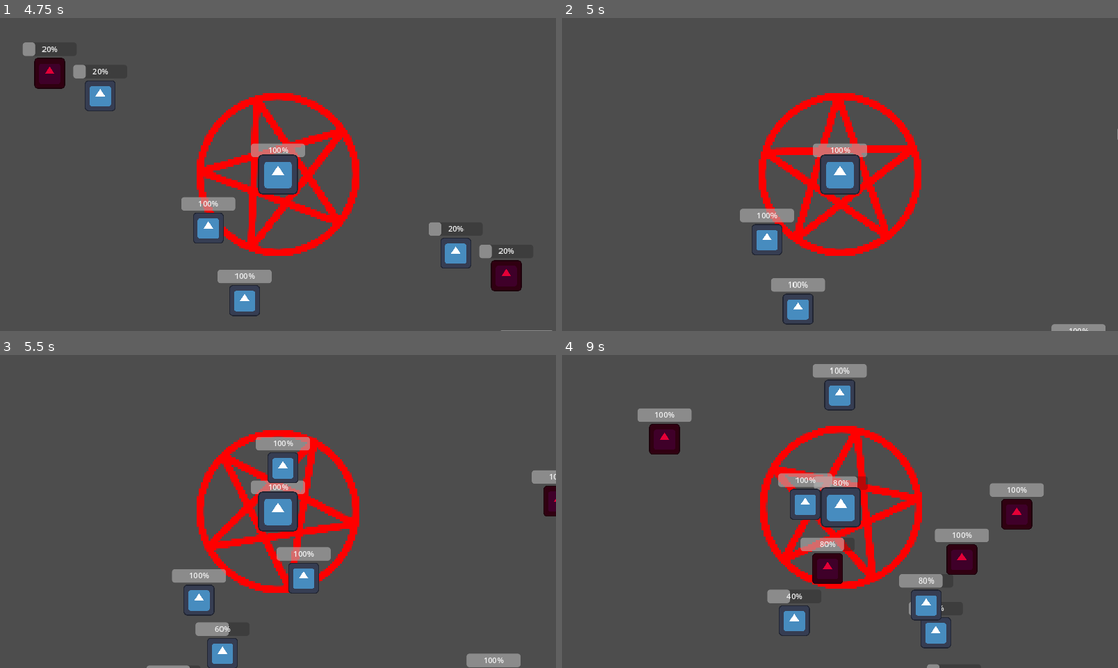
Above: before the commit, frames 1-4 (two rows, left to right).
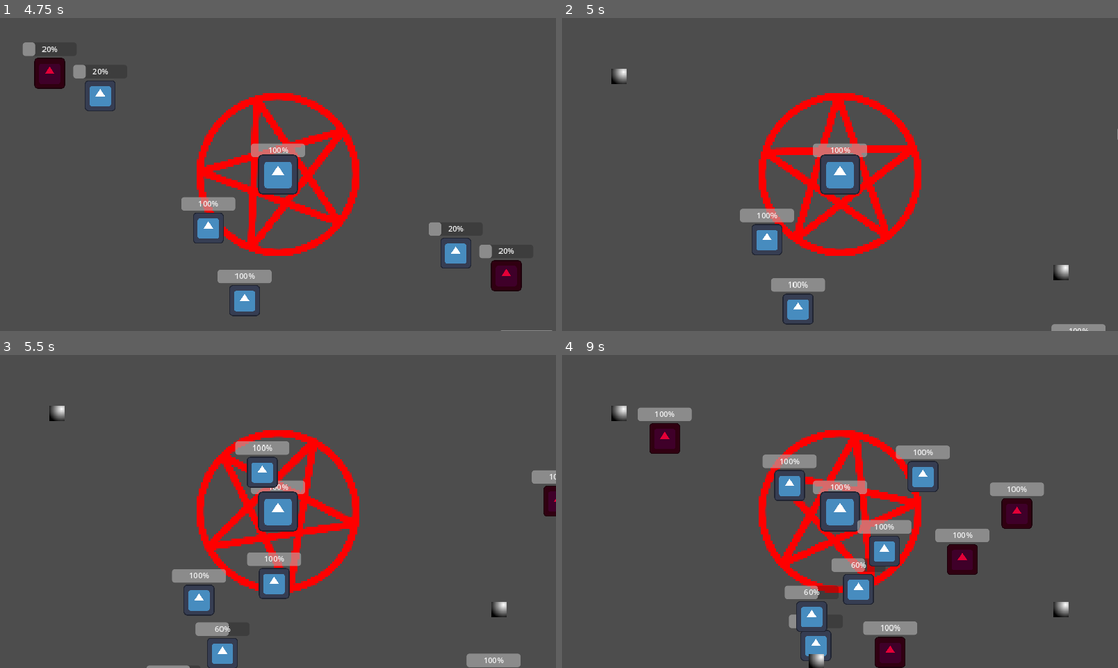
Above: after the commit, the same moments.

Repository: geekazodium/project-skeleton
Game: Godot game, scene res://scenes/game_scene.tscn
The game is run twice, just before and just after one commit, with the same random seed, the same clock (stepped at 60 frames per second) and the same inputs. The engine's default icon, where the game draws it, is replaced by a stand-in: a white triangle on a blue panel in a dark square.
Inputs:
- Up to frame 1 (4.75 s): no input
- Up to frame 2 (5 s): no input
- Up to frame 3 (5.5 s): no input
- Up to frame 4 (9 s): no input

Frame 1 is identical in both runs. In frame 2, 0.2% of the frame differs, in the area x 8-92%, y 16-84%; in frame 3, 2.9%; in frame 4, 12%, in the area x 8-92%, y 2-100%.

Commit message:
Implemented Xp Gain

Diff:
--- a/scenes/entities/enemy.tscn
+++ b/scenes/entities/enemy.tscn
@@ -1,10 +1,12 @@
-[gd_scene load_steps=13 format=3 uid="uid://dubqfll6wt3er"]
+[gd_scene load_steps=15 format=3 uid="uid://dubqfll6wt3er"]
 
 [ext_resource type="Script" path="res://scripts/entities/entity.gd" id="1_t1ggi"]
 [ext_resource type="Script" path="res://scripts/health/health_tracker.gd" id="2_phvhl"]
 [ext_resource type="Script" path="res://scripts/entities/delete_on_death.gd" id="3_jn5bd"]
 [ext_resource type="Texture2D" uid="uid://onhpoqcmxp7r" path="res://icon.svg" id="3_s2mat"]
+[ext_resource type="Script" path="res://scripts/items/instantiate_on_exit.gd" id="4_0td2i"]
 [ext_resource type="Script" path="res://scripts/entities/state_machine/target_tracker.gd" id="4_fvfve"]
+[ext_resource type="PackedScene" uid="uid://bpj1aj0eh5h55" path="res://scenes/items/experience_drop.tscn" id="5_bio7f"]
 [ext_resource type="Script" path="res://scripts/entities/state_machine/state_machine.gd" id="5_tlqte"]
 [ext_resource type="Script" path="res://scripts/entities/state_machine/find_target_state.gd" id="6_ctvdv"]
 [ext_resource type="Script" path="res://scripts/entities/state_machine/track_target_state.gd" id="7_gae4f"]
@@ -32,6 +34,10 @@
 
 [node name="DeleteOnDeath" type="Node" parent="."]
 script = ExtResource("3_jn5bd")
+
+[node name="DeathInstantiate" type="Node" parent="."]
+script = ExtResource("4_0td2i")
+scene = ExtResource("5_bio7f")
 
 [node name="ProgressBar" type="ProgressBar" parent="."]
 anchors_preset = 8
@@ -95,6 +101,7 @@
 [node name="CollisionShape2D" type="CollisionShape2D" parent="StateMachine/TrackTargetState/AttackArea"]
 shape = SubResource("CircleShape2D_l7rto")
 
+[connection signal="health_changed" from="HealthTracker" to="DeleteOnDeath" method="_on_health_change"]
 [connection signal="health_changed" from="HealthTracker" to="ProgressBar" method="set_value"]
-[connection signal="health_changed" from="HealthTracker" to="DeleteOnDeath" method="_on_health_change"]
+[connection signal="death" from="DeleteOnDeath" to="DeathInstantiate" method="_instantiate"]
 [connection signal="body_entered" from="StateMachine/FindTargetState/Area2D" to="StateMachine/FindTargetState" method="_on_body_enter_detection"]
--- a/scenes/entities/player.tscn
+++ b/scenes/entities/player.tscn
@@ -10,7 +10,7 @@
 radius = 40.0
 
 [node name="Player" type="CharacterBody2D"]
-collision_layer = 5
+collision_layer = 3
 collision_mask = 8
 motion_mode = 1
 script = ExtResource("1_wxe34")
--- /dev/null
+++ b/scenes/items/experience_drop.tscn
@@ -0,0 +1,31 @@
+[gd_scene load_steps=5 format=3 uid="uid://bpj1aj0eh5h55"]
+
+[ext_resource type="Script" path="res://scripts/items/experience_drop.gd" id="1_eeqqx"]
+
+[sub_resource type="CircleShape2D" id="CircleShape2D_alh5r"]
+radius = 91.0879
+
+[sub_resource type="Gradient" id="Gradient_1hsui"]
+offsets = PackedFloat32Array(0.00289017, 1)
+colors = PackedColorArray(1, 1, 1, 1, 0, 0, 0, 1)
+
+[sub_resource type="GradientTexture2D" id="GradientTexture2D_cl62k"]
+gradient = SubResource("Gradient_1hsui")
+width = 32
+height = 32
+fill = 1
+fill_from = Vector2(0.807692, 0.190171)
+fill_to = Vector2(0.202991, 0.92094)
+
+[node name="ExperienceDrop" type="Area2D"]
+collision_layer = 0
+collision_mask = 2
+script = ExtResource("1_eeqqx")
+
+[node name="CollisionShape2D" type="CollisionShape2D" parent="."]
+shape = SubResource("CircleShape2D_alh5r")
+
+[node name="ExperienceDropSprite" type="Sprite2D" parent="."]
+texture = SubResource("GradientTexture2D_cl62k")
+
+[connection signal="body_entered" from="." to="." method="_on_body_entered"]
--- a/scripts/camera/follow_camera_2d.gd
+++ b/scripts/camera/follow_camera_2d.gd
@@ -18,5 +18,4 @@
 	var position: Vector2 = self.target.global_position;
 	var scale_fac: float = 1.-pow(EULER_CONST,-delta * self.tween_velocity);
 	var move_by: Vector2 = (position - self.global_position) * scale_fac;
-	var new_position = self.position + move_by;
-	self.position = new_position;
+	self.position = self.position + move_by;
--- a/scripts/entities/delete_on_death.gd
+++ b/scripts/entities/delete_on_death.gd
@@ -1,15 +1,11 @@
 extends Node
 class_name DeleteOnDeath
 
-# Called when the node enters the scene tree for the first time.
-func _ready() -> void:
-	pass # Replace with function body.
-
-
-# Called every frame. 'delta' is the elapsed time since the previous frame.
-func _process(delta: float) -> void:
-	pass
+signal death(dead_node: Node2D);
 
 func _on_health_change(current: float):
+	if self.get_parent().is_queued_for_deletion():
+		return;
 	if current <= 0.:
+		self.emit_signal("death", self.get_parent());
 		self.get_parent().queue_free();
--- a/scripts/event_bus.gd
+++ b/scripts/event_bus.gd
@@ -1,10 +1 @@
 extends Node
-
-# Called when the node enters the scene tree for the first time.
-func _ready() -> void:
-	pass # Replace with function body.
-
-
-# Called every frame. 'delta' is the elapsed time since the previous frame.
-func _process(delta: float) -> void:
-	pass
--- /dev/null
+++ b/scripts/items/experience_drop.gd
@@ -0,0 +1,27 @@
+extends Area2D
+
+var tween_to: Node2D = null;
+var tween_timer: float = 0.;
+
+@export var tween_velocity = 5;
+@export var distance_tolerance = 50;
+
+# Called when the node enters the scene tree for the first time.
+func _ready() -> void:
+	pass # Replace with function body.
+
+
+# Called every frame. 'delta' is the elapsed time since the previous frame.
+func _process(delta: float) -> void:
+	if tween_to == null:
+		return;
+	var position = tween_to.position;
+	var scale_fac: float = 1.-pow(FollowCamera2D.EULER_CONST,-delta * self.tween_velocity);
+	var move_by: Vector2 = (position - self.global_position) * scale_fac;
+	self.position = self.position + move_by;
+	if (self.position - tween_to.position).length_squared() < distance_tolerance * distance_tolerance:
+
+		self.queue_free();
+
+func _on_body_entered(body: Node2D) -> void:
+	self.tween_to = body;
--- /dev/null
+++ b/scripts/items/instantiate_on_exit.gd
@@ -0,0 +1,9 @@
+extends Node
+class_name InstantiateOnExit
+
+@export var scene: PackedScene = null;
+
+func _instantiate(to_replace: Node2D):
+	var new_inst: Node2D = scene.instantiate();
+	new_inst.global_position = to_replace.global_position;
+	to_replace.get_parent().add_child(new_inst);
--- /dev/null
+++ b/scripts/progress/experience_tracker.gd
@@ -0,0 +1,11 @@
+extends Node
+class_name ExperienceTracker
+
+var level: int = 0;
+var experience: int = 0;
+
+func get_xp_until_level_up() -> float:
+	return 20 + level * 10;
+
+func gain_xp(amount: float):
+	experience += amount;
Not shown: 1 places in scenes/entities/minion.tscn that only renumber resources
